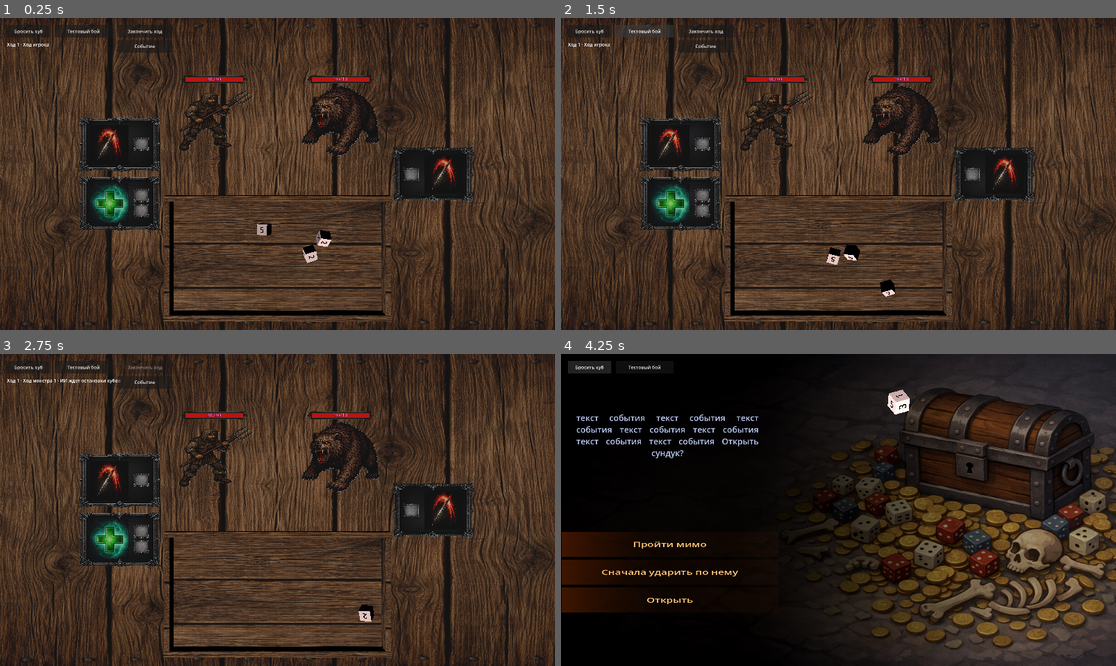
Above: before the commit, frames 1-4 (two rows, left to right).
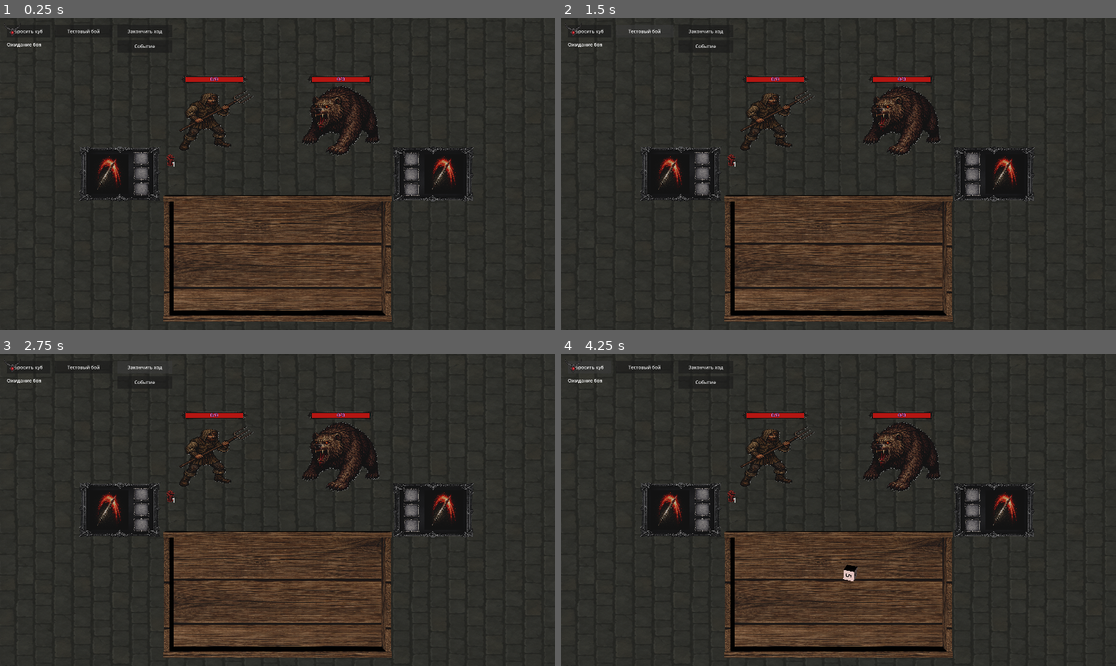
Above: after the commit, the same moments.

Repository: olegbogai-web/dicegame
Game: Godot game, scene res://scenes/new_battle_table.tscn
Two runs of this game, one before a commit and one after it. Both use one fixed random seed, a clock stepped at 60 frames per second and the inputs below. This scene is started directly instead of the project's main scene.
Inputs:
- Up to frame 1 (0.25 s): no input
- Up to frame 2 (1.5 s): click "Бросить куб" at 0.5 s; click "Тестовый бой" at 1.25 s
- Up to frame 3 (2.75 s): click "Закончить ход" at 2 s
- Up to frame 4 (4.25 s): click "Событие" at 2.75 s; click "Бросить куб" at 3.5 s

The runs differ from the first frame. In frame 1, 42% of the frame differs, in the area x 0-100%, y 0-100%; in frame 2, 42%; in frame 3, 42%; in frame 4, 74%.
Error after the commit: Parse Error: Cannot infer the type of "rarity" variable because the value doesn't have a set type. (res://scenes/battle_table.gd:1196)

Commit message:
Добавить карточные награды после броска куба награды

Diff:
--- a/scenes/battle_table.gd
+++ b/scenes/battle_table.gd
@@ -27,6 +27,21 @@
 const POST_BATTLE_REWARD_DICE_SIZE_MULTIPLIER := Vector3(4.0, 4.0, 4.0)
 const POST_BATTLE_REWARD_DICE_THROW_HEIGHT_MULTIPLIER := 1.0
 const POST_BATTLE_REWARD_DICE_DELAY_SECONDS := 1.0
+const POST_BATTLE_REWARD_CARD_OPTIONS_COUNT := 3
+const POST_BATTLE_REWARD_CARD_OFFSET_X := 1.9
+const REWARD_FACE_CARD_PLUS := "card_+"
+const REWARD_RARITY_WEIGHTS := {
+	AbilityDefinition.Rarity.COMMON: 50,
+	AbilityDefinition.Rarity.UNCOMMON: 30,
+	AbilityDefinition.Rarity.RARE: 20,
+	AbilityDefinition.Rarity.UNIQUE: 10,
+}
+const REWARD_RARITY_FALLBACK_ORDER := [
+	AbilityDefinition.Rarity.COMMON,
+	AbilityDefinition.Rarity.UNCOMMON,
+	AbilityDefinition.Rarity.RARE,
+	AbilityDefinition.Rarity.UNIQUE,
+]
 const STATUS_TEMPLATE_PATH := ^"state"
 const STATUS_RUNTIME_NODE_PREFIX := "state_runtime_"
 const STATUS_ICON_SPACING_X := 0.18
@@ -42,6 +57,7 @@
 @onready var _turn_status_label: Label = $UI/TurnStatusLabel
 @onready var _event_button: Button = $UI/EventButton
 @onready var _artifact_template: TextureRect = $UI/artefact
+@onready var _ability_reward_anchor: Node3D = $ability_reward
 
 var battle_room_data: BattleRoom
 var _generated_monster_sprites: Array[Node] = []
@@ -58,10 +74,16 @@
 var _turn_transition_in_progress := false
 var _has_spawned_post_battle_reward_dice := false
 var _is_waiting_post_battle_reward_dice := false
+var _has_processed_post_battle_reward_dice := false
+var _is_waiting_for_ability_reward_pick := false
+var _ability_reward_card_states: Array[Dictionary] = []
+var _has_logged_battle_victory := false
+var _rng := RandomNumberGenerator.new()
 
 
 func _ready() -> void:
 	set_physics_process(true)
+	_rng.randomize()
 	if _end_turn_button != null and not _end_turn_button.pressed.is_connected(_on_end_turn_button_pressed):
 		_end_turn_button.pressed.connect(_on_end_turn_button_pressed)
 	if _event_button != null and not _event_button.pressed.is_connected(_on_event_button_pressed):
@@ -70,13 +92,17 @@
 		configure_from_battle_room(BattleRoomScript.create_test_battle_room())
 	else:
 		_apply_room_data()
-	_initialize_battle_state()
+		_initialize_battle_state()
+	_clear_ability_reward_cards()
 
 
 func configure_from_battle_room(next_battle_room: BattleRoom) -> void:
 	battle_room_data = next_battle_room
 	_has_spawned_post_battle_reward_dice = false
 	_is_waiting_post_battle_reward_dice = false
+	_has_processed_post_battle_reward_dice = false
+	_has_logged_battle_victory = false
+	_clear_ability_reward_cards()
 	if is_node_ready():
 		_apply_room_data()
 		_initialize_battle_state()
@@ -566,6 +592,7 @@
 	_update_health_bars(delta)
 	_refresh_status_visuals()
 	_update_turn_ui()
+	_try_resolve_post_battle_reward_dice()
 	if not _selected_ability_state.is_empty() and not _activation_in_progress:
 		if not _is_ability_state_ready(_selected_ability_state):
 			_cancel_selected_ability()
@@ -575,6 +602,9 @@
 
 func _unhandled_input(event: InputEvent) -> void:
 	if Engine.is_editor_hint() or _activation_in_progress or _turn_transition_in_progress:
+		return
+	if _is_waiting_for_ability_reward_pick:
+		_handle_ability_reward_input(event)
 		return
 	if battle_room_data == null or not battle_room_data.is_player_turn() or battle_room_data.is_battle_over():
 		return
@@ -993,6 +1023,9 @@
 	_apply_monster_sprites()
 	_update_turn_ui()
 	if battle_room_data != null and battle_room_data.is_battle_over():
+		if battle_room_data.battle_status == &"victory" and not _has_logged_battle_victory:
+			_has_logged_battle_victory = true
+			print("[DEBUG][BATTLE] Бой выигран.")
 		_clear_board_dice()
 		_handle_post_battle_reward_dice()
 
@@ -1016,19 +1049,275 @@
 		return
 	var requests: Array[DiceThrowRequest] = []
 	if reward_cube != null:
-		requests.append(_build_dice_throw_request(reward_cube, {"owner": &"reward"}))
+		requests.append(_build_dice_throw_request(reward_cube, {"owner": &"reward", "reward_roll_type": &"reward_cube"}))
 	if money_cube != null:
-		requests.append(_build_dice_throw_request(money_cube, {"owner": &"reward"}))
+		requests.append(_build_dice_throw_request(money_cube, {"owner": &"reward", "reward_roll_type": &"money_cube"}))
 	if requests.is_empty():
 		return
 	for request in requests:
 		request.extra_size_multiplier = POST_BATTLE_REWARD_DICE_SIZE_MULTIPLIER
+	print("[DEBUG][REWARD] Куб наград брошен.")
 	var spawned_dice := _board.throw_dice(requests)
 	for dice_body in spawned_dice:
 		if dice_body == null:
 			continue
 		dice_body.linear_velocity.y *= POST_BATTLE_REWARD_DICE_THROW_HEIGHT_MULTIPLIER
 	_has_spawned_post_battle_reward_dice = true
+	_has_processed_post_battle_reward_dice = false
+
+
+func _try_resolve_post_battle_reward_dice() -> void:
+	if not _has_spawned_post_battle_reward_dice or _has_processed_post_battle_reward_dice:
+		return
+	if battle_room_data == null or battle_room_data.battle_status != &"victory":
+		return
+	var reward_dice := _get_reward_dice_by_type(&"reward_cube")
+	if reward_dice == null:
+		return
+	if not BattleAbilityRuntime.is_die_fully_stopped(reward_dice):
+		return
+	_has_processed_post_battle_reward_dice = true
+	var reward_face := _get_dice_face_text(reward_dice)
+	print("[DEBUG][REWARD] На кубе награды выпало: %s" % reward_face)
+	if reward_face == REWARD_FACE_CARD_PLUS:
+		_show_ability_reward_choices()
+
+
+func _get_reward_dice_by_type(reward_roll_type: StringName) -> Dice:
+	for dice in _get_board_dice():
+		if StringName(dice.get_meta(&"owner", &"")) != &"reward":
+			continue
+		if StringName(dice.get_meta(&"reward_roll_type", &"")) != reward_roll_type:
+			continue
+		return dice
+	return null
+
+
+func _get_dice_face_text(dice: Dice) -> String:
+	if dice == null:
+		return ""
+	var top_face := dice.get_top_face()
+	if top_face == null:
+		return ""
+	return top_face.text_value
+
+
+func _show_ability_reward_choices() -> void:
+	if battle_room_data == null or battle_room_data.player_instance == null:
+		return
+	var ability_choices := _build_ability_reward_choices(POST_BATTLE_REWARD_CARD_OPTIONS_COUNT)
+	if ability_choices.is_empty():
+		push_warning("[DEBUG][REWARD] Не удалось сгенерировать карточные награды: нет доступных способностей.")
+		return
+	_spawn_ability_reward_cards(ability_choices)
+	_is_waiting_for_ability_reward_pick = true
+	print("[DEBUG][REWARD] Выпали способности: %s" % _format_ability_names(ability_choices))
+
+
+func _build_ability_reward_choices(choice_count: int) -> Array[AbilityDefinition]:
+	var pool := _load_player_reward_ability_pool()
+	if pool.is_empty():
+		return []
+	var player := battle_room_data.player_instance
+	var owned_ids := {}
+	if player != null:
+		for owned_ability in player.ability_loadout:
+			if owned_ability == null:
+				continue
+			owned_ids[owned_ability.ability_id] = true
+	var available_pool: Array[AbilityDefinition] = []
+	for ability in pool:
+		if ability == null:
+			continue
+		if owned_ids.has(ability.ability_id):
+			continue
+		available_pool.append(ability)
+	if available_pool.is_empty():
+		return []
+	var selected: Array[AbilityDefinition] = []
+	for _index in choice_count:
+		var rarity_roll := _roll_ability_reward_rarity()
+		var ability_pick := _pick_ability_by_rarity_with_fallback(available_pool, rarity_roll, selected)
+		if ability_pick == null:
+			break
+		selected.append(ability_pick)
+	return selected
+
+
+func _load_player_reward_ability_pool() -> Array[AbilityDefinition]:
+	var abilities: Array[AbilityDefinition] = []
+	var directory := DirAccess.open("res://content/abilities/definitions")
+	if directory == null:
+		return abilities
+	directory.list_dir_begin()
+	while true:
+		var file_name := directory.get_next()
+		if file_name.is_empty():
+			break
+		if directory.current_is_dir() or not file_name.ends_with(".tres"):
+			continue
+		var resource := load("res://content/abilities/definitions/%s" % file_name) as AbilityDefinition
+		if resource == null:
+			continue
+		if not resource.supports_owner(true):
+			continue
+		abilities.append(resource)
+	directory.list_dir_end()
+	return abilities
+
+
+func _roll_ability_reward_rarity() -> int:
+	var total_weight := 0
+	for rarity in REWARD_RARITY_FALLBACK_ORDER:
+		total_weight += int(REWARD_RARITY_WEIGHTS.get(rarity, 0))
+	if total_weight <= 0:
+		return AbilityDefinition.Rarity.COMMON
+	var rolled_weight := _rng.randi_range(1, total_weight)
+	var cumulative := 0
+	for rarity in REWARD_RARITY_FALLBACK_ORDER:
+		cumulative += int(REWARD_RARITY_WEIGHTS.get(rarity, 0))
+		if rolled_weight <= cumulative:
+			return rarity
+	return AbilityDefinition.Rarity.COMMON
+
+
+func _pick_ability_by_rarity_with_fallback(
+	pool: Array[AbilityDefinition],
+	rolled_rarity: int,
+	already_selected: Array[AbilityDefinition]
+) -> AbilityDefinition:
+	var selected_ids := {}
+	for ability in already_selected:
+		if ability == null:
+			continue
+		selected_ids[ability.ability_id] = true
+	var rolled_index := maxi(REWARD_RARITY_FALLBACK_ORDER.find(rolled_rarity), 0)
+	for rarity_index in range(rolled_index, -1, -1):
+		var rarity := REWARD_RARITY_FALLBACK_ORDER[rarity_index]
+		var candidates: Array[AbilityDefinition] = []
+		for ability in pool:
+			if ability == null:
+				continue
+			if ability.rarity != rarity:
+				continue
+			if selected_ids.has(ability.ability_id):
+				continue
+			candidates.append(ability)
+		if not candidates.is_empty():
+			return candidates[_rng.randi_range(0, candidates.size() - 1)]
+	return null
+
+
+func _spawn_ability_reward_cards(abilities: Array[AbilityDefinition]) -> void:
+	_clear_ability_reward_cards()
+	if _ability_reward_anchor == null or abilities.is_empty():
+		return
+	var center_index := (abilities.size() - 1) * 0.5
+	for index in abilities.size():
+		var card := _ability_reward_anchor.duplicate() as Node3D
+		if card == null:
+			continue
+		card.visible = true
+		var origin := _ability_reward_anchor.transform.origin
+		var offset_x := (float(index) - center_index) * POST_BATTLE_REWARD_CARD_OFFSET_X
+		card.transform = Transform3D(card.transform.basis, origin + Vector3(offset_x, 0.0, 0.0))
+		add_child(card)
+		_apply_ability_reward_card_visual(card, abilities[index])
+		_ability_reward_card_states.append({
+			"card": card,
+			"ability": abilities[index],
+		})
+	_ability_reward_anchor.visible = false
+
+
+func _apply_ability_reward_card_visual(card: Node3D, ability: AbilityDefinition) -> void:
+	if card == null or ability == null:
+		return
+	var title_label := card.get_node_or_null(^"ability_text") as Label3D
+	if title_label != null:
+		title_label.text = ability.display_name
+	var description_label := card.get_node_or_null(^"abilitu_description") as Label3D
+	if description_label != null:
+		description_label.text = ability.description
+	var icon_mesh := card.get_node_or_null(^"ability_icon") as MeshInstance3D
+	if icon_mesh != null:
+		_apply_ability_icon_to_mesh(icon_mesh, ability.icon)
+
+
+func _apply_ability_icon_to_mesh(mesh: MeshInstance3D, icon: Texture2D) -> void:
+	if mesh == null:
+		return
+	var current_material := mesh.material_override as StandardMaterial3D
+	if current_material == null:
+		current_material = StandardMaterial3D.new()
+	mesh.material_override = current_material
+	current_material.albedo_texture = icon
+
+
+func _handle_ability_reward_input(event: InputEvent) -> void:
+	if not (event is InputEventMouseButton):
+		return
+	var mouse_event := event as InputEventMouseButton
+	if not mouse_event.pressed or mouse_event.button_index != MOUSE_BUTTON_LEFT:
+		return
+	var ability := _find_reward_ability_at_screen_point(mouse_event.position)
+	if ability == null:
+		return
+	_grant_reward_ability_to_player(ability)
+	get_viewport().set_input_as_handled()
+
+
+func _find_reward_ability_at_screen_point(screen_point: Vector2) -> AbilityDefinition:
+	for reward_state in _ability_reward_card_states:
+		var card := reward_state.get("card") as Node3D
+		if card == null or not is_instance_valid(card) or not card.visible:
+			continue
+		if _screen_point_hits_reward_card(card, screen_point):
+			return reward_state.get("ability") as AbilityDefinition
+	return null
+
+
+func _screen_point_hits_reward_card(card: Node3D, screen_point: Vector2) -> bool:
+	for child in card.get_children():
+		if child is MeshInstance3D and _screen_point_hits_mesh(child as MeshInstance3D, screen_point):
+			return true
+	return false
+
+
+func _grant_reward_ability_to_player(ability: AbilityDefinition) -> void:
+	if battle_room_data == null or battle_room_data.player_instance == null or ability == null:
+		return
+	var player := battle_room_data.player_instance
+	for existing_ability in player.ability_loadout:
+		if existing_ability == null:
+			continue
+		if existing_ability.ability_id == ability.ability_id:
+			return
+	player.ability_loadout.append(ability)
+	_is_waiting_for_ability_reward_pick = false
+	print("[DEBUG][REWARD] Игрок выбрал способность: %s" % ability.display_name)
+	_clear_ability_reward_cards()
+
+
+func _clear_ability_reward_cards() -> void:
+	for reward_state in _ability_reward_card_states:
+		var card := reward_state.get("card") as Node3D
+		if card == null or not is_instance_valid(card):
+			continue
+		card.queue_free()
+	_ability_reward_card_states.clear()
+	_is_waiting_for_ability_reward_pick = false
+	if _ability_reward_anchor != null:
+		_ability_reward_anchor.visible = false
+
+
+func _format_ability_names(abilities: Array[AbilityDefinition]) -> String:
+	var names: Array[String] = []
+	for ability in abilities:
+		if ability == null:
+			continue
+		names.append(ability.display_name)
+	return ", ".join(names)
 
 
 func _find_monster_ability_frame_state(monster_index: int, ability: AbilityDefinition) -> Dictionary:
@@ -1093,6 +1382,9 @@
 	if battle_room_data.battle_status == &"not_started":
 		_has_spawned_post_battle_reward_dice = false
 		_is_waiting_post_battle_reward_dice = false
+		_has_processed_post_battle_reward_dice = false
+		_has_logged_battle_victory = false
+		_clear_ability_reward_cards()
 		battle_room_data.start_battle()
 	_start_current_turn()
 
@@ -1102,6 +1394,9 @@
 		return
 	_clear_board_dice()
 	if battle_room_data.is_battle_over():
+		if battle_room_data.battle_status == &"victory" and not _has_logged_battle_victory:
+			_has_logged_battle_victory = true
+			print("[DEBUG][BATTLE] Бой выигран.")
 		_handle_post_battle_reward_dice()
 		_update_turn_ui()
 		return
Not shown, changed: docs/REWARD_AND_MONEY_DICE_ARCHITECTURE.md
